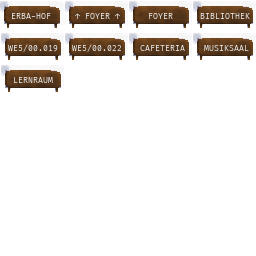
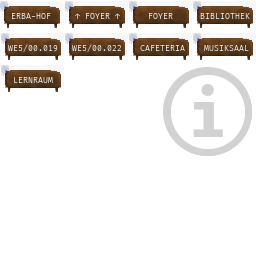
The second 256 x 256 image is a revision of the first. Changes to its layers:
added group "information" (44%) with 4 layers above "Bib-Lernraum" over [left=163, top=67, right=252, bottom=156]
added layer "i" (40%) in group "information" over [left=193, top=84, right=223, bottom=137]
added layer "circle-light" (23%) in group "information" over [left=171, top=75, right=245, bottom=149]
added layer "circle" (40%) in group "information" over [left=163, top=67, right=252, bottom=156]
